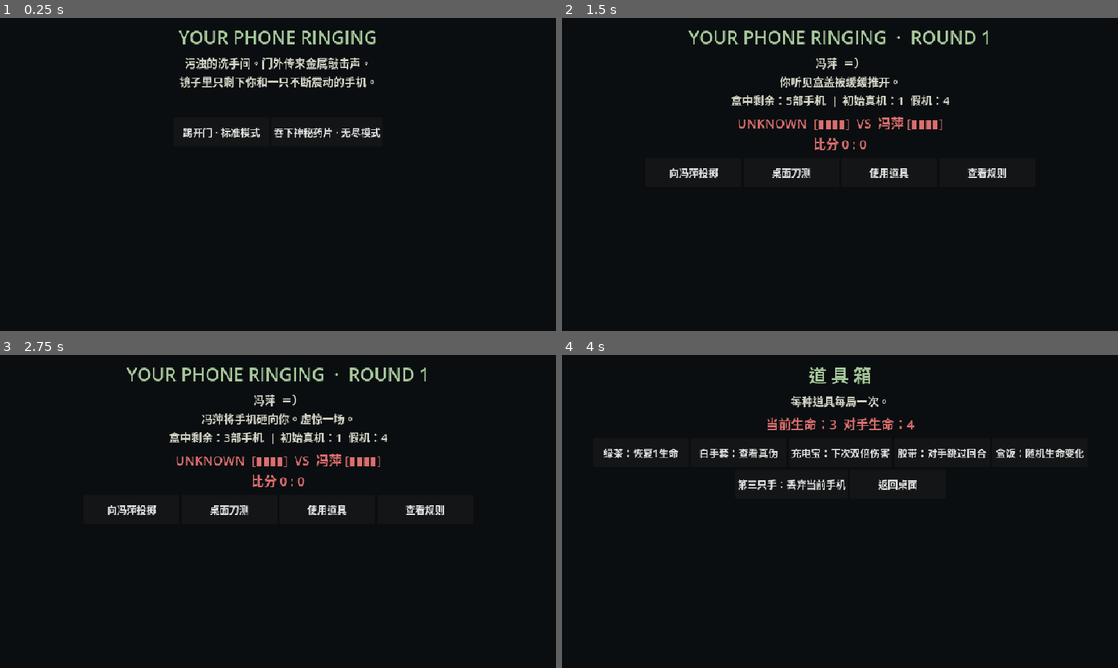
Above: before the commit, frames 1-4 (two rows, left to right).
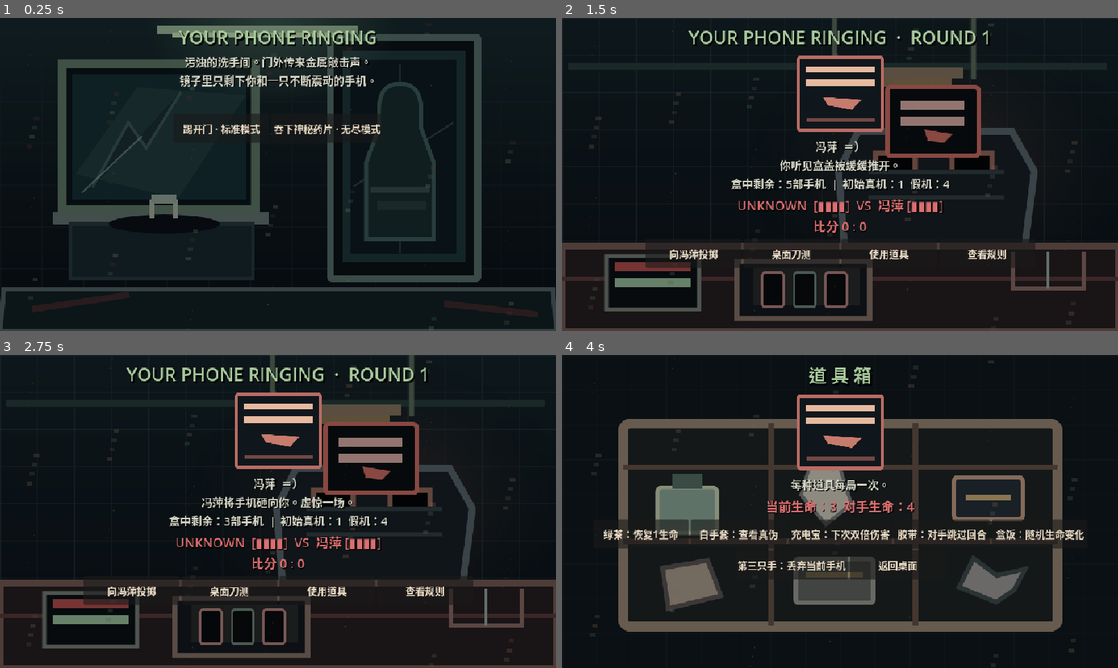
Above: after the commit, the same moments.

Repository: 114514dude/114514dude
Game: Godot game, scene res://main.tscn
The game is run twice, just before and just after one commit, with the same random seed, the same clock (stepped at 60 frames per second) and the same inputs.
Inputs:
- Up to frame 1 (0.25 s): no input
- Up to frame 2 (1.5 s): click "踢开门 · 标准模式" at 0.5 s; click "签署 / 撕毁纸张" at 1.25 s
- Up to frame 3 (2.75 s): click "向冯萍投掷" at 2 s
- Up to frame 4 (4 s): click "桌面刀测" at 2.75 s; click "使用道具" at 3.5 s

The runs differ from the first frame. In frame 1, 22% of the frame differs, in the area x 0-100%, y 0-100%; in frame 2, 19%; in frame 3, 20%; in frame 4, 24%, in the area x 5-94%, y 0-96%.

Commit message:
Integrate illustrated scene backgrounds and character art

Diff:
--- a/YourPhoneRinging/main.gd
+++ b/YourPhoneRinging/main.gd
@@ -6,6 +6,10 @@
 const GREEN = Color("#a7c99b")
 var rng = RandomNumberGenerator.new()
 var root: VBoxContainer
+var scene_image: TextureRect
+var scene_tint: ColorRect
+var hero_image: TextureRect
+var enemy_hurt = false
 var note: Label
 var life: Label
 var buttons: HFlowContainer
@@ -35,36 +39,71 @@
 	backdrop.color = BG
 	backdrop.set_anchors_and_offsets_preset(Control.PRESET_FULL_RECT)
 	add_child(backdrop)
+	scene_image = TextureRect.new()
+	scene_image.set_anchors_and_offsets_preset(Control.PRESET_FULL_RECT)
+	scene_image.expand_mode = TextureRect.EXPAND_IGNORE_SIZE
+	scene_image.stretch_mode = TextureRect.STRETCH_KEEP_ASPECT_COVERED
+	scene_image.mouse_filter = Control.MOUSE_FILTER_IGNORE
+	add_child(scene_image)
+	scene_tint = ColorRect.new()
+	scene_tint.color = Color(0.025, 0.035, 0.045, 0.38)
+	scene_tint.set_anchors_and_offsets_preset(Control.PRESET_FULL_RECT)
+	scene_tint.mouse_filter = Control.MOUSE_FILTER_IGNORE
+	add_child(scene_tint)
 	root = VBoxContainer.new()
 	root.set_anchors_and_offsets_preset(Control.PRESET_FULL_RECT)
 	root.offset_left = 22
 	root.offset_right = -22
 	root.offset_top = 12
 	root.offset_bottom = -12
-	root.add_theme_constant_override("separation", 8)
+	root.add_theme_constant_override("separation", 6)
 	add_child(root)
 	show_bathroom()
+
+func show_art(which: String) -> void:
+	var path = "res://art/" + which + ".svg"
+	if ResourceLoader.exists(path):
+		scene_image.texture = load(path)
+
 
 func reset_view(title: String) -> void:
 	for child in root.get_children():
 		root.remove_child(child)
 		child.queue_free()
+	show_art("bathroom" if stage == "bathroom" else ("paper" if stage == "contract" or stage == "interlude" else ("car" if stage == "ending" else "table")))
 	var heading = Label.new()
 	heading.text = title
 	heading.horizontal_alignment = HORIZONTAL_ALIGNMENT_CENTER
 	heading.add_theme_font_size_override("font_size", 31)
 	heading.add_theme_color_override("font_color", GREEN)
+	heading.add_theme_color_override("font_shadow_color", Color.BLACK)
+	heading.add_theme_constant_override("shadow_offset_x", 2)
+	heading.add_theme_constant_override("shadow_offset_y", 3)
 	root.add_child(heading)
+	if stage == "game":
+		var portrait_box = CenterContainer.new()
+		portrait_box.custom_minimum_size = Vector2(0, 140)
+		root.add_child(portrait_box)
+		hero_image = TextureRect.new()
+		hero_image.custom_minimum_size = Vector2(174, 139)
+		hero_image.expand_mode = TextureRect.EXPAND_IGNORE_SIZE
+		hero_image.stretch_mode = TextureRect.STRETCH_KEEP_ASPECT_CENTERED
+		hero_image.texture = load("res://art/face_hurt.svg" if enemy_hurt else "res://art/face.svg")
+		portrait_box.add_child(hero_image)
+
 	note = Label.new()
 	note.horizontal_alignment = HORIZONTAL_ALIGNMENT_CENTER
 	note.autowrap_mode = TextServer.AUTOWRAP_WORD_SMART
 	note.add_theme_font_size_override("font_size", 19)
 	note.add_theme_color_override("font_color", FG)
+	note.add_theme_color_override("font_shadow_color", Color.BLACK)
+	note.add_theme_constant_override("shadow_offset_x", 2)
 	root.add_child(note)
 	life = Label.new()
 	life.horizontal_alignment = HORIZONTAL_ALIGNMENT_CENTER
 	life.add_theme_font_size_override("font_size", 22)
 	life.add_theme_color_override("font_color", RED)
+	life.add_theme_color_override("font_shadow_color", Color.BLACK)
 	root.add_child(life)
 	buttons = HFlowContainer.new()
 	buttons.alignment = FlowContainer.ALIGNMENT_CENTER
@@ -75,6 +114,8 @@
 	b.text = title
 	b.custom_minimum_size = Vector2(165, 50)
 	b.add_theme_font_size_override("font_size", 17)
+	b.add_theme_color_override("font_color", Color("#e7d8c1"))
+	b.add_theme_color_override("font_hover_color", Color("#f5efb0"))
 	b.pressed.connect(callback)
 	buttons.add_child(b)
 
@@ -114,6 +155,7 @@
 	enemy_skip = false
 	peeked = -1
 	item_stock = [1, 1, 1, 1, 1, 1]
+	enemy_hurt = false
 	refill_box("你听见盒盖被缓缓推开。")
 
 func refill_box(message: String) -> void:
@@ -158,6 +200,7 @@
 		return
 	var damage = 2 if double_damage else 1
 	double_damage = false
+	enemy_hurt = real == 1
 	if real == 1:
 		hp[1] -= damage
 	if check_end():
@@ -211,6 +254,7 @@
 
 func show_items() -> void:
 	reset_view("道 具 箱")
+	show_art("items")
 	note.text = "每种道具每局一次。"
 	life.text = "当前生命：" + str(hp[0]) + "  对手生命：" + str(hp[1])
 	var labels = ["绿茶：恢复1生命", "白手套：查看真伪", "充电宝：下次双倍伤害", "胶带：对手跳过回合", "盒饭：随机生命变化", "第三只手：丢弃当前手机"]
@@ -221,7 +265,7 @@
 	add_button("返回桌面", func(): render_game("你合上了道具箱。"))
 
 func use_item(index: int) -> void:
-	if item_stock[index] <= 0:
+	if stage != "game" or item_stock[index] <= 0:
 		return
 	item_stock[index] = 0
 	used_items += 1
